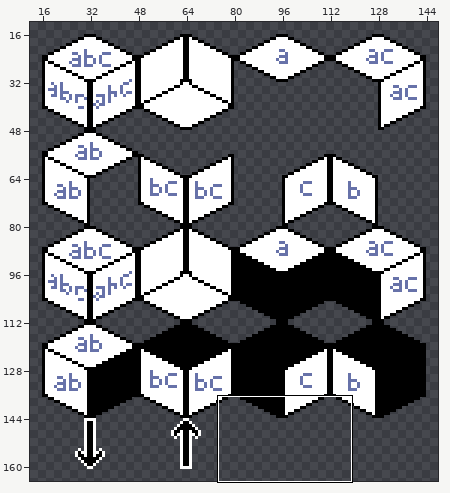
One commit to this pixel-art file: assets/tilesets/isodig-world/isodig-world.aseprite. The picture above shows the old version from afar; the outline marks the close-up.
Close-up. As it was:
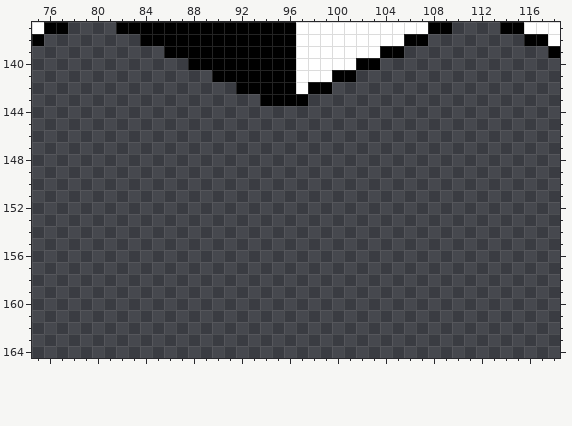
640x320 pixels, 1 frame. Shown: x 75..118, y 137..164. The wide view leaves out empty margins.
And afterwards:
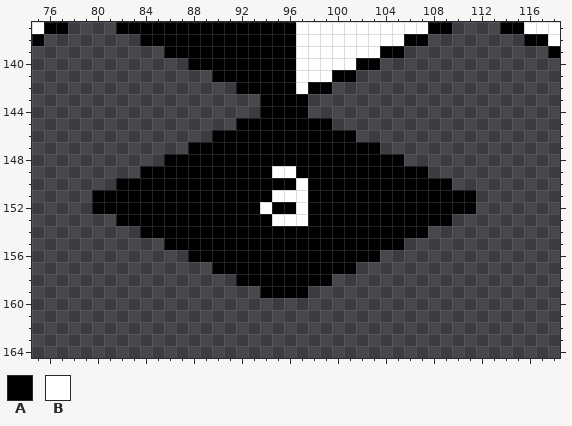
Palette (. is transparent): A #000000  B #ffffff
Change:
Layers "Layer 2", "Layer 1":
The author put colour A in row 144 at x 94 to 97; in row 145 at x 92 to 99; in row 146 at x 90 to 101; in row 147 at x 88 to 103; in row 148 at x 86 to 105; in row 149 at x 84 to 94 and 97 to 107.
The author put colour A in row 150 at x 82 to 96 and 98 to 109; in row 151 at x 80 to 94 and 98 to 111; in row 152 at x 80 to 93, 95 to 96 and 98 to 111; in row 153 at x 82 to 94 and 98 to 109; in row 154 at x 84 to 107; in row 155 at x 86 to 105.
The author put colour A in row 156 at x 88 to 103; in row 157 at x 90 to 101; in row 158 at x 92 to 99; in row 159 at x 94 to 97.
The author put colour B in row 149 at x 95 to 96; in row 150 at x 97; in row 151 at x 95 to 97; in row 152 at x 94 and 97; in row 153 at x 95 to 97.
